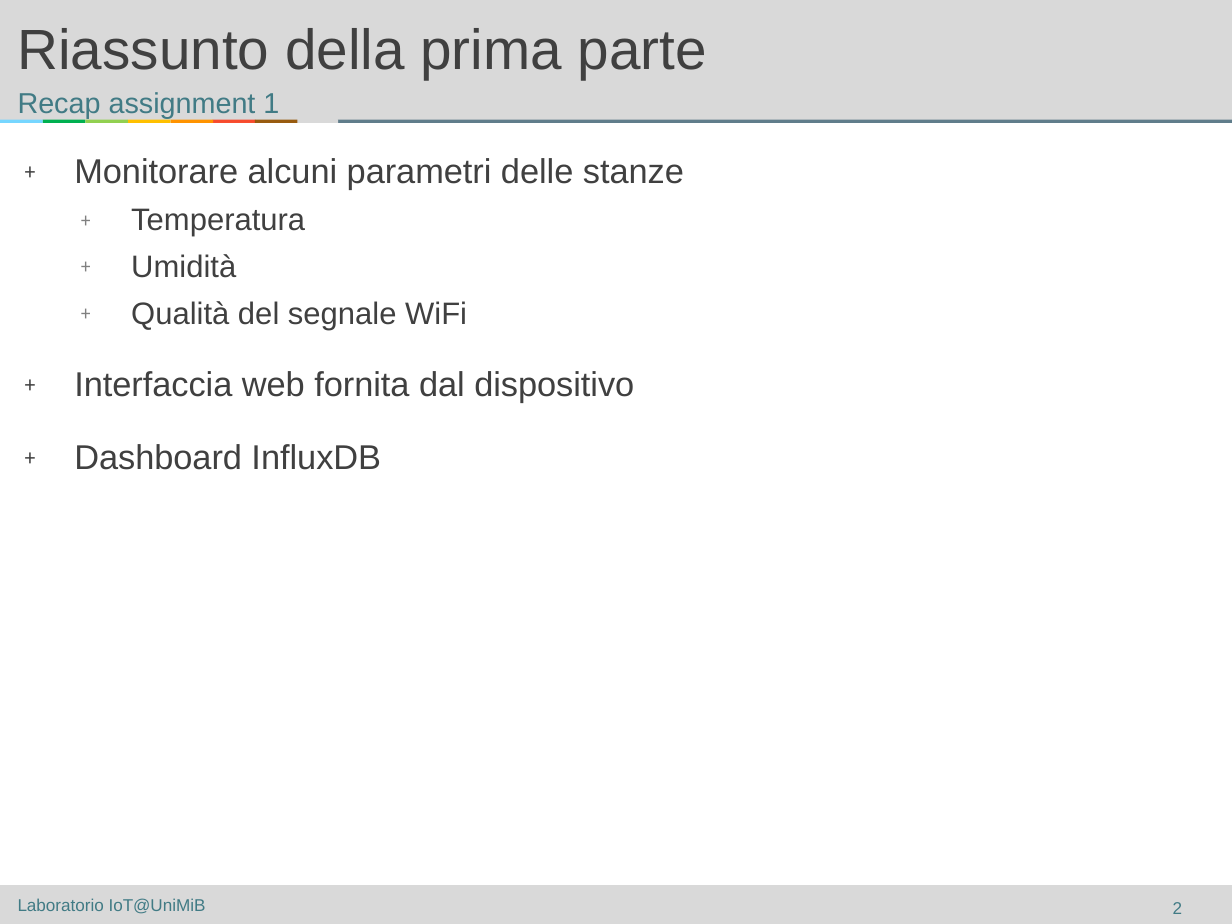
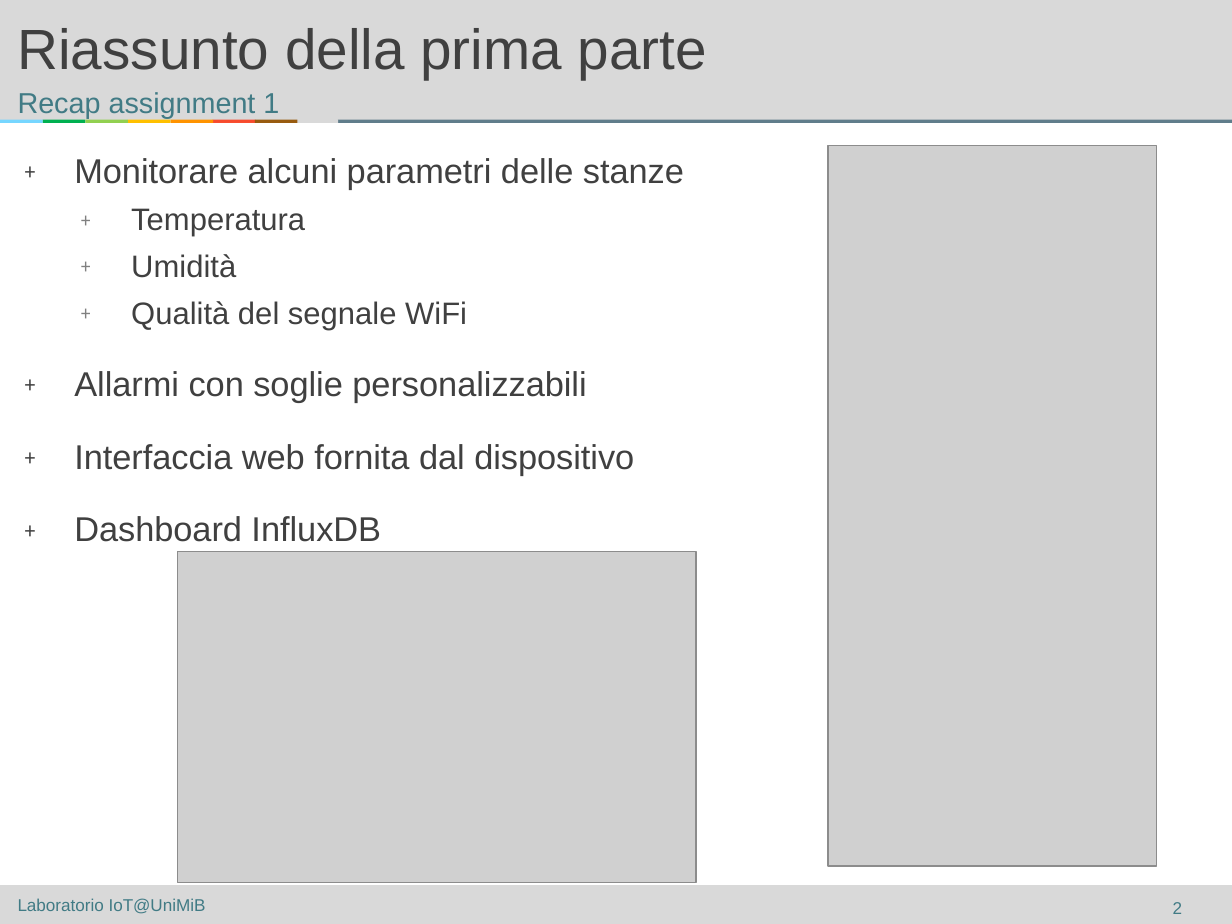
Before and after one commit to Deivmercer/Room-Monitoring-System, a slide deck: slide 2 of PowerPoints/Assignment_2.pptx. Drawn at 1232x924 pixels with LibreOffice and Linux fonts; fonts in the diff are those of the drawing; grey boxes stand for pictures. Boxes give left, top, right and bottom in pixels: in the first picture for what was removed or moved away, otherwise in the second. Text is boxed around its words. In the diff, an @@ line names an element or a change of style, - is before the commit and + after.

Commit message:
Added images

```diff
--- a/PowerPoints/Assignment_2.pptx
+++ b/PowerPoints/Assignment_2.pptx
@@ picture added at box(828, 145, 1157, 866) @@
@@ text at box(74, 371, 586, 402): paragraph added @@
+﹢ Allarmi con soglie personalizzabili
@@ picture added at box(177, 552, 696, 882) @@
```
Also in this commit, not shown: 2 other slides changed.
